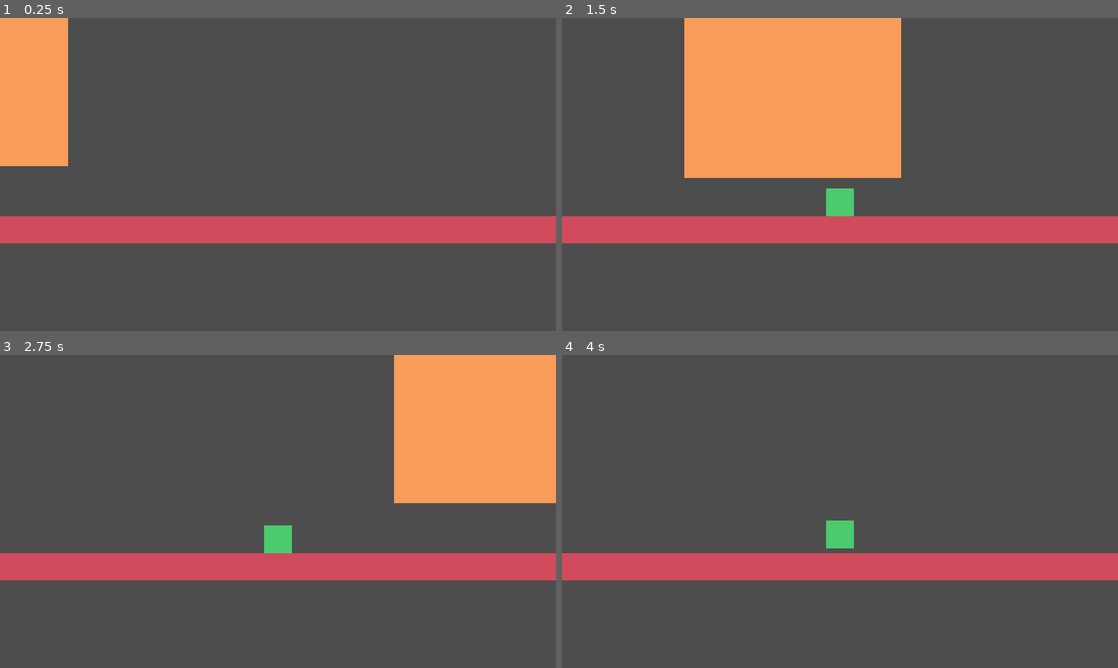
Above: before the commit, frames 1-4 (two rows, left to right).
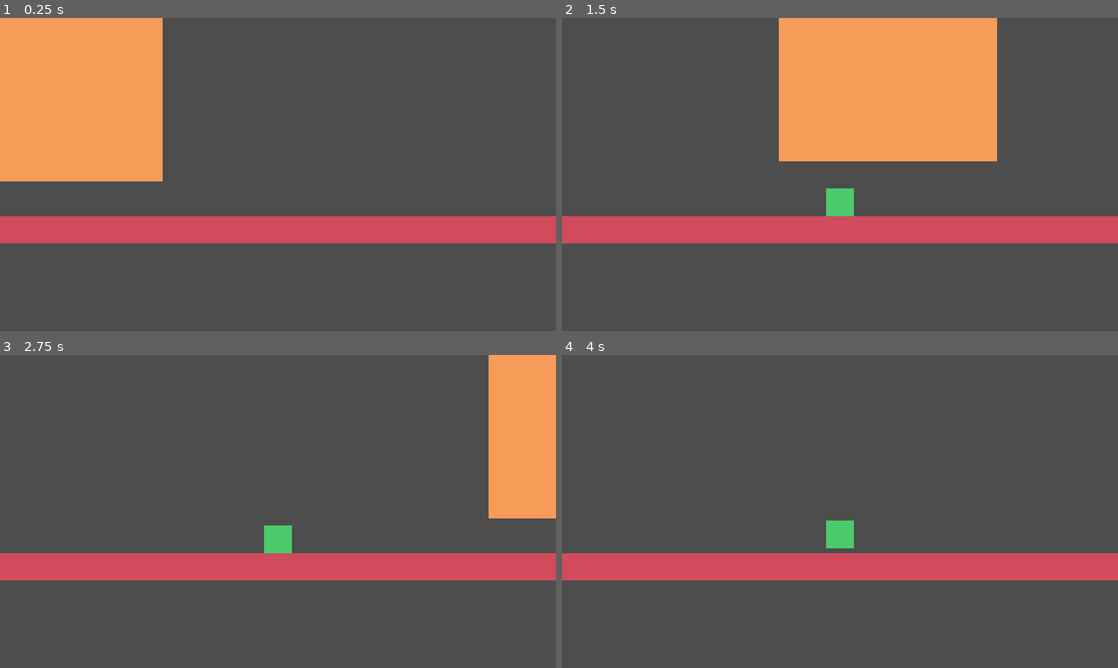
Above: after the commit, the same moments.

Repository: Victolou/defectiveRobot-game
Game: Godot game, scene res://scenes/main/main.tscn
The game is run twice, just before and just after one commit, with the same random seed, the same clock (stepped at 60 frames per second) and the same inputs.
Inputs:
- Up to frame 1 (0.25 s): no input
- Up to frame 2 (1.5 s): hold Right (right) from 0.53 s (still down); tap W (jump) at 0.77 s
- Up to frame 3 (2.75 s): tap W (jump) at 1.52 s; release Right (right) at 2.03 s; hold E (left) from 2.03 s (still down)
- Up to frame 4 (4 s): release E (left) at 2.78 s; hold Right (right) from 2.78 s (still down); tap W (jump) at 3.02, 3.77 s

The runs differ from the first frame. In frame 1, 9.5% of the frame differs, in the area x 0-30%, y 0-53%; in frame 2, 18%, in the area x 22-79%, y 0-52%; in frame 3, 8.6%; in frame 4, nothing differs.

Commit message:
Remove and reorganize files

Diff:
--- a/crusher.gd
+++ /dev/null
@@ -1,6 +0,0 @@
-class_name Crusher extends RigidBody2D
-
-@export var move_speed: float = 300.0
-
-func _process(delta: float) -> void:
-	position.x -= move_speed * delta
--- a/project.godot
+++ b/project.godot
@@ -18,9 +18,9 @@
 [display]
 
 window/size/viewport_width=1280
+window/size/viewport_height=720
 window/stretch/mode="canvas_items"
 window/stretch/aspect="keep_width"
-window/size/viewport_height=720
 
 [input]
 
--- a/scenes/main/main.gd
+++ b/scenes/main/main.gd
@@ -2,6 +2,7 @@
 
 @onready var player: Player = $player
 @onready var crusher: Crusher = $crusher
+
 
 func _ready() -> void:
 	print(player.power_advantage)
--- a/scenes/main/main.tscn
+++ b/scenes/main/main.tscn
@@ -15,6 +15,5 @@
 position = Vector2(640, 487)
 
 [node name="crusher" parent="." instance=ExtResource("3_k2fmo")]
-position = Vector2(-219, 205)
 
 [connection signal="on_back_crusher" from="player" to="." method="_on_player_on_back_crusher"]
Not shown, removed: crusher.gd.uid
